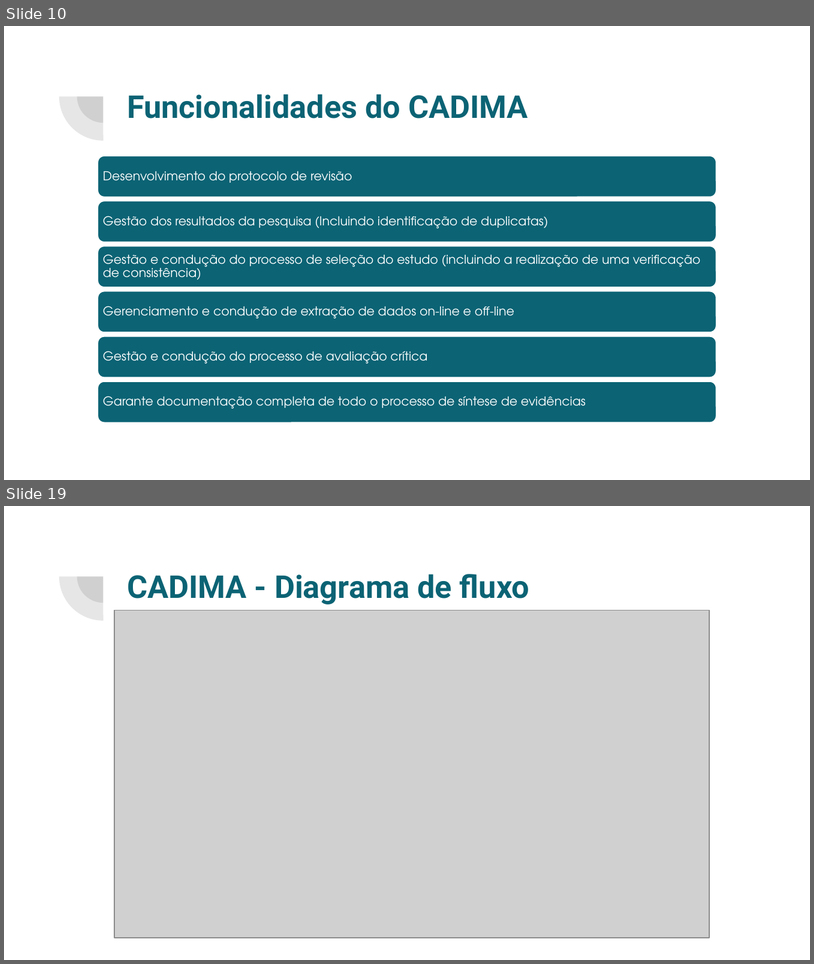
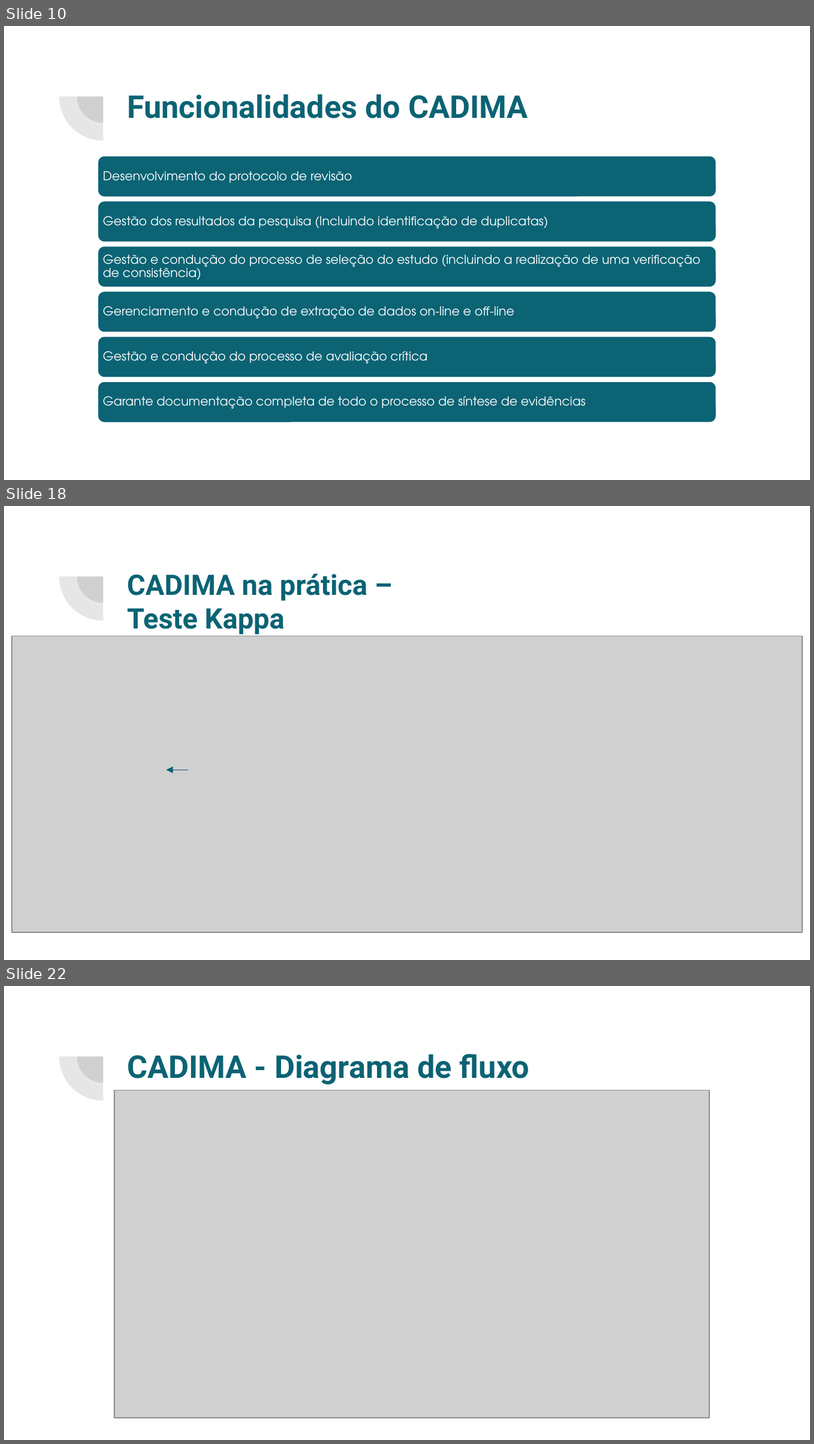
Before and after one commit to cglima/apresentacao-revisao-sistematica, a slide deck: apresentacao-revisao-sistematica.pptx. Shown one above the other, each under a label of ours: slides 10 and 19 before the commit, slides 10, 18 and 22 after it; the slides between them are not shown. The pictures are 814x964 and 814x1444 pixels, drawn with LibreOffice and Linux fonts; fonts in the diff are those of the drawing; grey boxes stand for pictures. Boxes give left, top, right and bottom in pixels: in the first picture for what was removed or moved away, otherwise in the second. Text is boxed around its words. In the diff, an @@ line names an element or a change of style, - is before the commit and + after.

```diff
--- a/apresentacao-revisao-sistematica.pptx
+++ b/apresentacao-revisao-sistematica.pptx
@@ slide 18 added at <box>4,506,810,960</box>, background #FFFFFF; not listed: 2 template elements that a slide beside it also shows @@
@@ title added at <box>127,573,368,634</box>, 25.2 pt, text #0B6374, bold @@
+CADIMA na prática –
+Teste Kappa
@@ picture added at <box>12,636,803,933</box> @@
@@ arrow added from (188, 769) to (166, 769), #086374 0.75 pt @@
@@ what was slide 19 is now slide 22 @@
```
Also in this commit, not shown: 10 slides changed, 2 other slides added.
